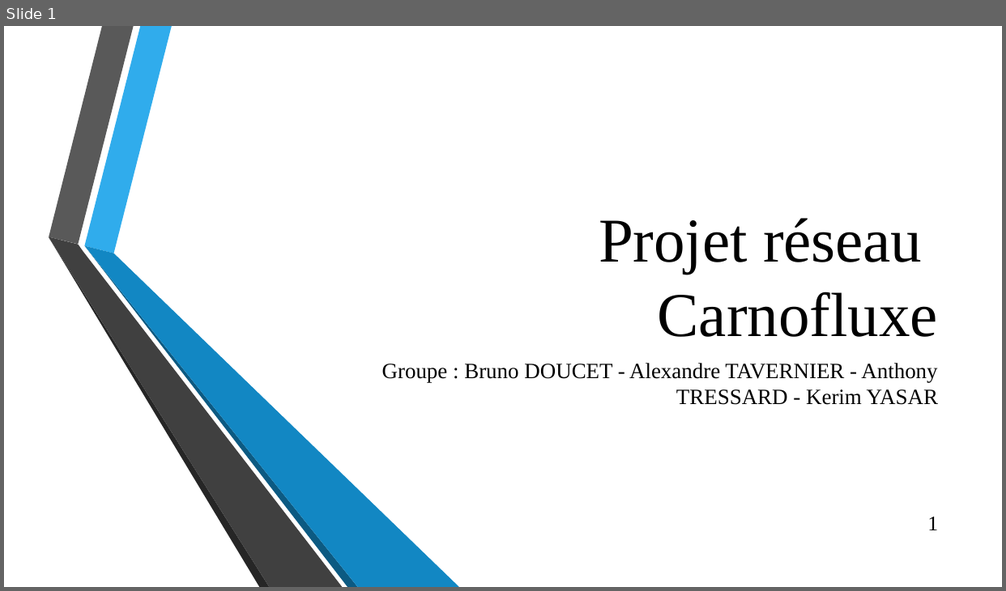
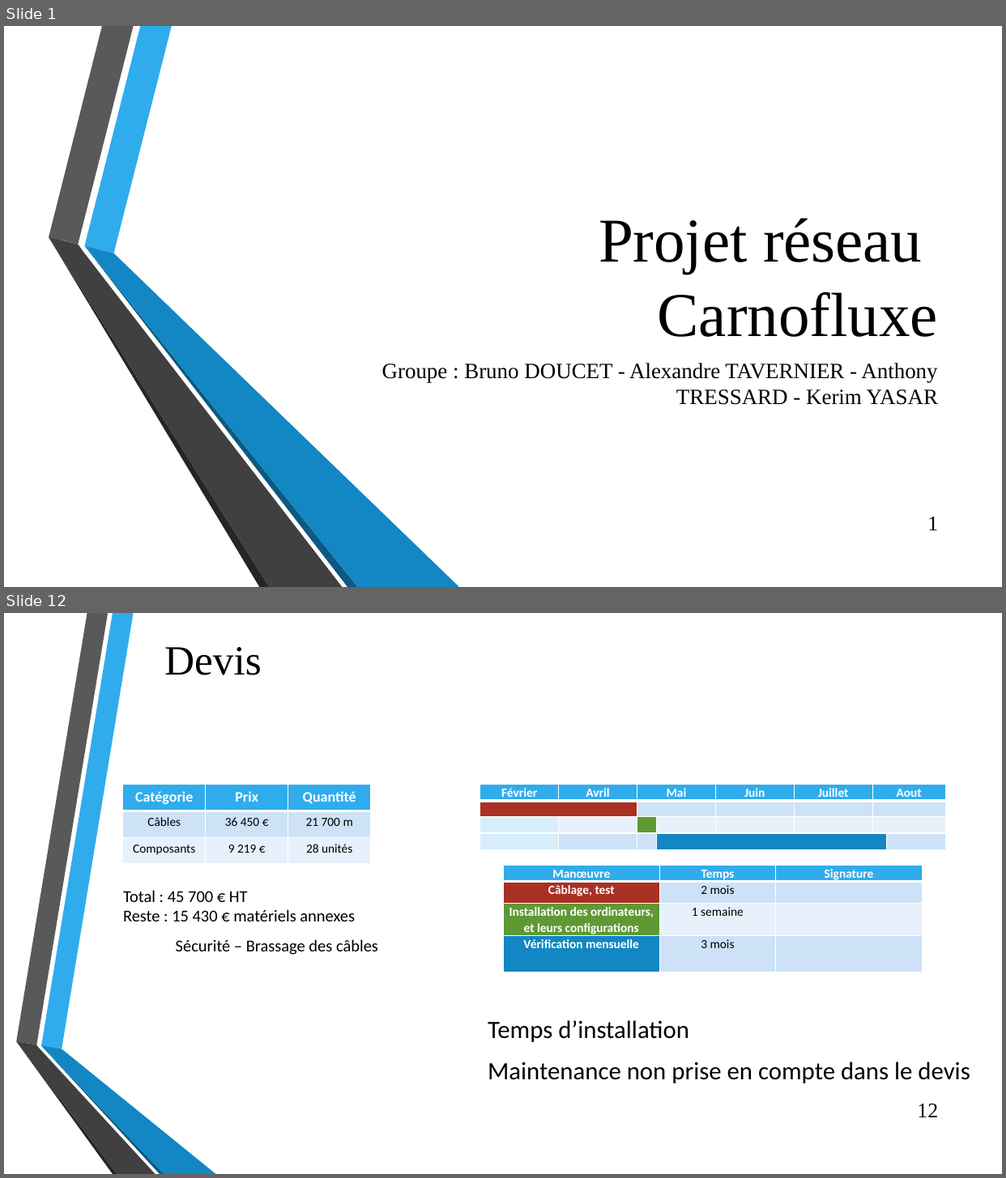
Before and after one commit to Efiria/Carnofluxe, a slide deck: Presentation2.pptx. Shown one above the other, each under a label of ours: slide 1 before the commit, slides 1 and 12 after it; the slides between them are not shown. The pictures are 1006x591 and 1006x1178 pixels, drawn with LibreOffice and Linux fonts; fonts in the diff are those of the drawing; background and template pictures are left out. Boxes give left, top, right and bottom in pixels: in the first picture for what was removed or moved away, otherwise in the second. Text is boxed around its words. In the diff, an @@ line names an element or a change of style, - is before the commit and + after.

```diff
--- a/Presentation2.pptx
+++ b/Presentation2.pptx
@@ slide 12 added at (4, 613, 1002, 1174), background picture (left out) @@
@@ title added at (164, 647, 262, 675), 40 pt, text #000000 @@
+Devis
@@ table added at (123, 785, 370, 864), 3 rows, 3 columns @@
+Catégorie | Prix | Quantité
+Câbles | 36 450 € | 21 700 m
+Composants | 9 219 € | 28 unités
@@ table added at (480, 785, 946, 845), 4 rows, 8 columns @@
+Février | Avril | Mai |  | Juin | Juillet | Aout | 
+ |  |  |  |  |  |  | 
+ |  |  |  |  |  |  | 
+ |  |  |  |  |  |  | 
@@ table added at (503, 865, 923, 986), 4 rows, 3 columns @@
+Manœuvre | Temps | Signature
+Câblage, test | 2 mois | 
+Installation des ordinateurs, et leurs configurations | 1 semaine | 
+Vérification mensuelle | 3 mois | 
@@ text added at (123, 890, 378, 955), 16 pt, text #000000 @@
+Total : 45 700 € HT
+Reste : 15 430 € matériels annexes
+Sécurité – Brassage des câbles
@@ text added at (488, 1020, 970, 1084), 24 pt, text #000000 @@
+Temps d’installation
+Maintenance non prise en compte dans le devis
@@ group added at (16, 613, 216, 1174): 6 freeform shapes @@
@@ page number added at (917, 1104, 938, 1118), 20 pt, text #000000 @@
+12
```
Also in this commit, not shown: 7 slides changed, 4 other slides added, 4 slides removed.
